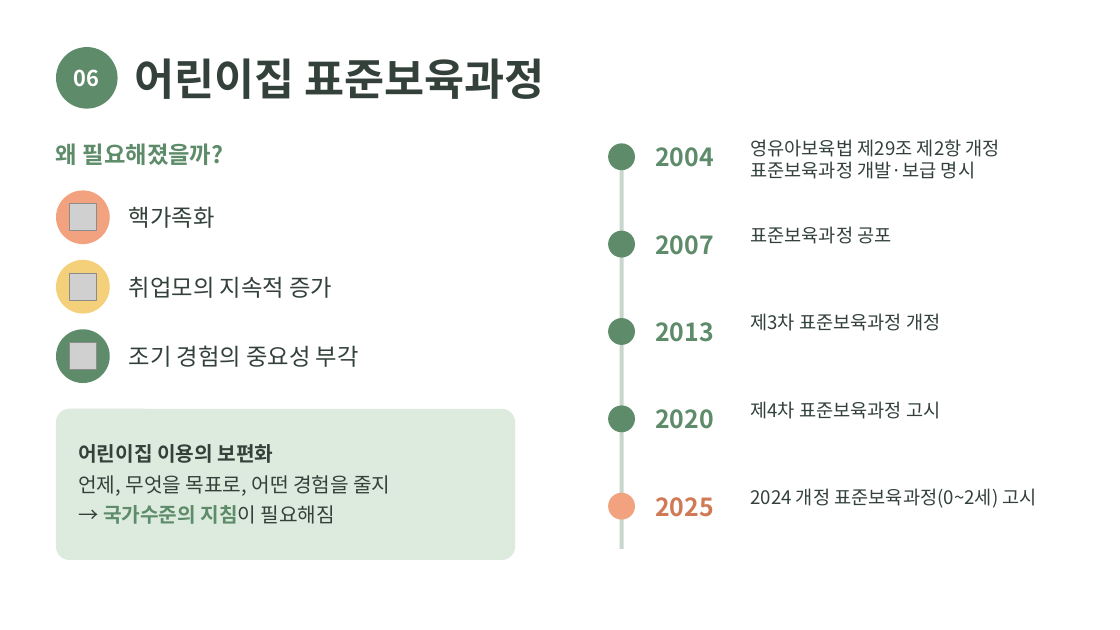
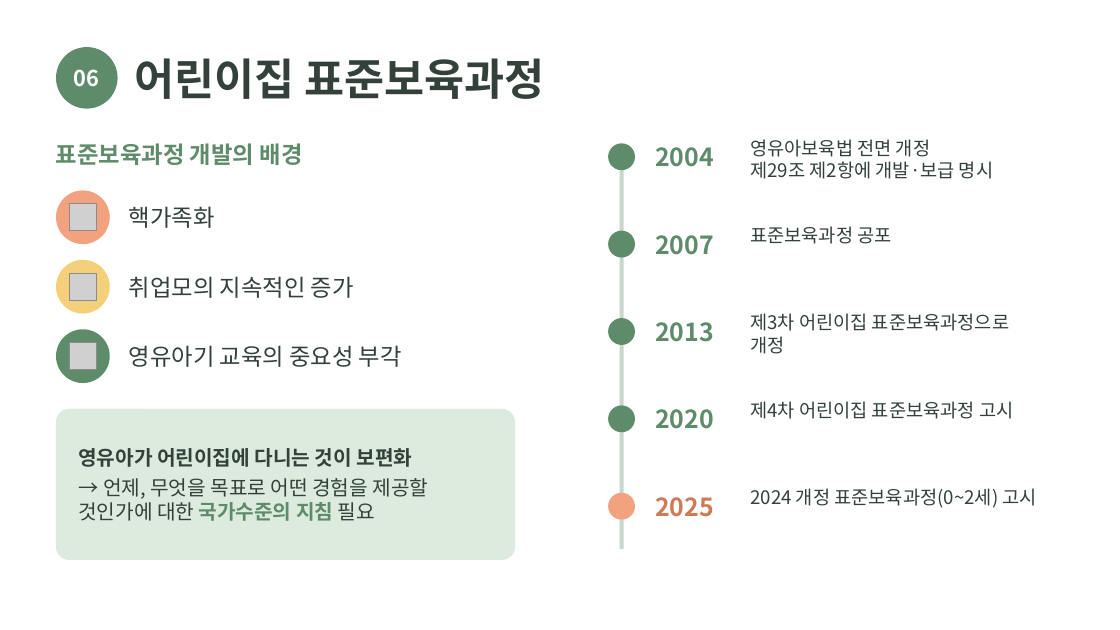
Before and after one commit to darofarm/automation, a slide deck: slide 6 of slides/교육과정의_계획과_운영_합본.pptx. Drawn at 1120x630 pixels with LibreOffice and Linux fonts; fonts in the diff are those of the drawing; grey boxes stand for pictures. Boxes give left, top, right and bottom in pixels: in the first picture for what was removed or moved away, otherwise in the second. Text is boxed around its words. In the diff, an @@ line names an element or a change of style, - is before the commit and + after.

```diff
--- a/slides/교육과정의_계획과_운영_합본.pptx
+++ b/slides/교육과정의_계획과_운영_합본.pptx
@@ text at (56, 143, 303, 165): text changed @@
-왜 필요해졌을까?
+표준보육과정 개발의 배경
@@ text at (750, 139, 993, 179): text changed @@
-영유아보육법 제29조 제2항 개정
-표준보육과정 개발·보급 명시
+영유아보육법 전면 개정
+제29조 제2항에 개발·보급 명시
@@ text at (129, 276, 354, 298): text changed @@
-취업모의 지속적 증가
+취업모의 지속적인 증가
@@ text at (750, 313, 1009, 354): text changed @@
-제3차 표준보육과정 개정
+제3차 어린이집 표준보육과정으로
+개정
@@ text at (129, 345, 402, 367): text changed @@
-조기 경험의 중요성 부각
+영유아기 교육의 중요성 부각
@@ text at (750, 401, 1013, 419): text changed @@
-제4차 표준보육과정 고시
+제4차 어린이집 표준보육과정 고시
@@ text at (78, 448, 429, 521): text changed @@
-어린이집 이용의 보편화
-언제, 무엇을 목표로, 어떤 경험을 줄지
-→ 국가수준의 지침이 필요해짐
+영유아가 어린이집에 다니는 것이 보편화
+→ 언제, 무엇을 목표로 어떤 경험을 제공할 것인가에 대한 국가수준의 지침 필요
```
Also in this commit, not shown: 13 other slides changed, 15 other files.
